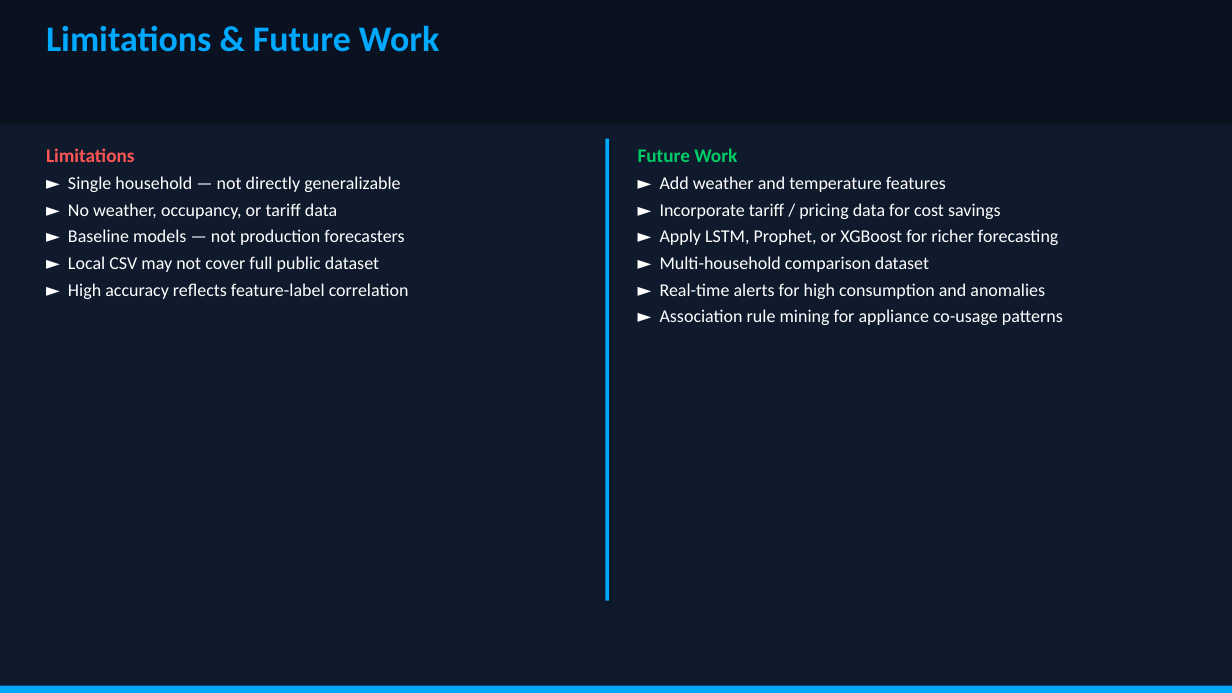
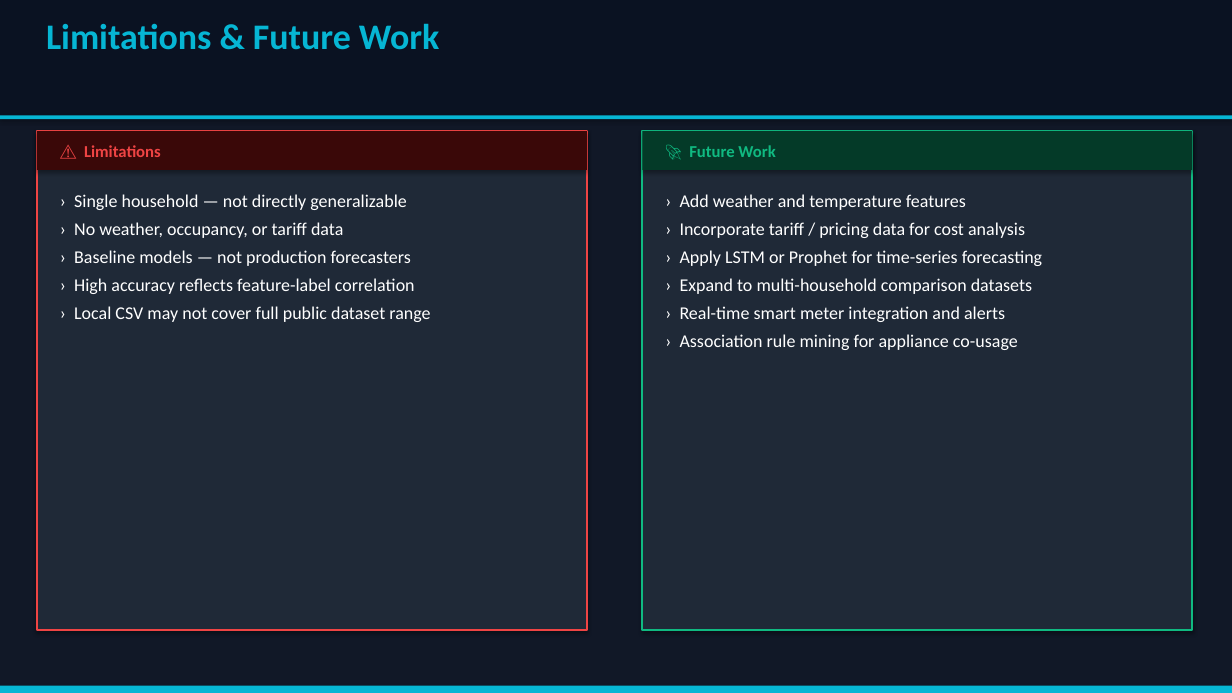
Before and after one commit to Lioomr/dm-final-energy-omar, a slide deck: slide 10 of reports/Smart_Energy_Presentation.pptx. Drawn at 1232x693 pixels with LibreOffice and Linux fonts; fonts in the diff are those of the drawing. Boxes give left, top, right and bottom in pixels: in the first picture for what was removed or moved away, otherwise in the second. Text is boxed around its words. In the diff, an @@ line names an element or a change of style, - is before the commit and + after.

```diff
--- a/reports/Smart_Energy_Presentation.pptx
+++ b/reports/Smart_Energy_Presentation.pptx
@@ rectangle: place and size @@
-rectangle at box(0, 0, 1232, 120)
+rectangle at box(0, 0, 1232, 116)
@@ rectangle at box(0, 0, 1232, 693): fill #0F1B2D to #111827 @@
@@ text "Limitations & Future Work" at box(46, 24, 439, 50): text colour #00A8FF to #06B6D4 @@
@@ rectangle added at box(0, 116, 1232, 119), fill #06B6D4 @@
@@ rectangle added at box(37, 131, 587, 630), fill #1F2937, outline #EF4444 1.5 pt @@
@@ rectangle added at box(37, 131, 587, 170), fill #3A0808 @@
@@ text added at box(84, 145, 161, 157), 13 pt, text #EF4444, bold @@
+⚠ Limitations
@@ rectangle removed at box(605, 139, 609, 601) @@
@@ rectangle added at box(642, 131, 1192, 630), fill #1F2937, outline #10B981 1.5 pt @@
@@ rectangle added at box(642, 131, 1192, 170), fill #043A28 @@
@@ text added at box(689, 145, 775, 157), 13 pt, text #10B981, bold @@
+🚀 Future Work
@@ text at box(74, 194, 430, 322): text changed @@
-Limitations
-► Single household — not directly generalizable
-► No weather, occupancy, or tariff data
-► Baseline models — not production forecasters
-► Local CSV may not cover full public dataset
-► High accuracy reflects feature-label correlation
+› Single household — not directly generalizable
+› No weather, occupancy, or tariff data
+› Baseline models — not production forecasters
+› High accuracy reflects feature-label correlation
+› Local CSV may not cover full public dataset range
@@ text at box(680, 194, 1042, 350): text changed @@
-Future Work
-► Add weather and temperature features
-► Incorporate tariff / pricing data for cost savings
-► Apply LSTM, Prophet, or XGBoost for richer forecasting
-► Multi-household comparison dataset
-► Real-time alerts for high consumption and anomalies
-► Association rule mining for appliance co-usage patterns
+› Add weather and temperature features
+› Incorporate tariff / pricing data for cost analysis
+› Apply LSTM or Prophet for time-series forecasting
+› Expand to multi-household comparison datasets
+› Real-time smart meter integration and alerts
+› Association rule mining for appliance co-usage
@@ rectangle at box(0, 686, 1232, 693): fill #00A8FF to #06B6D4 @@
```
Also in this commit, not shown: 10 other slides changed, 9 other files.
